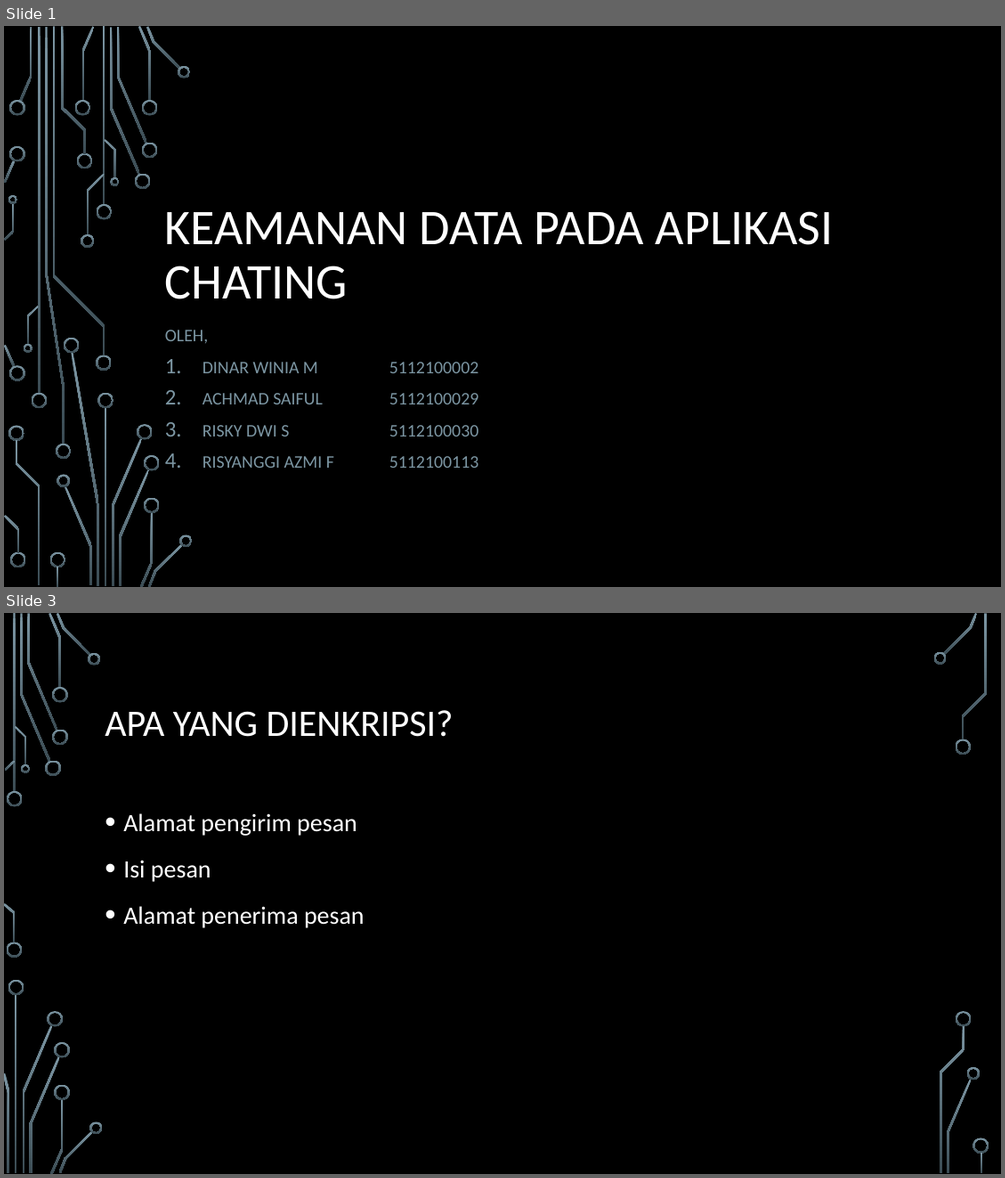
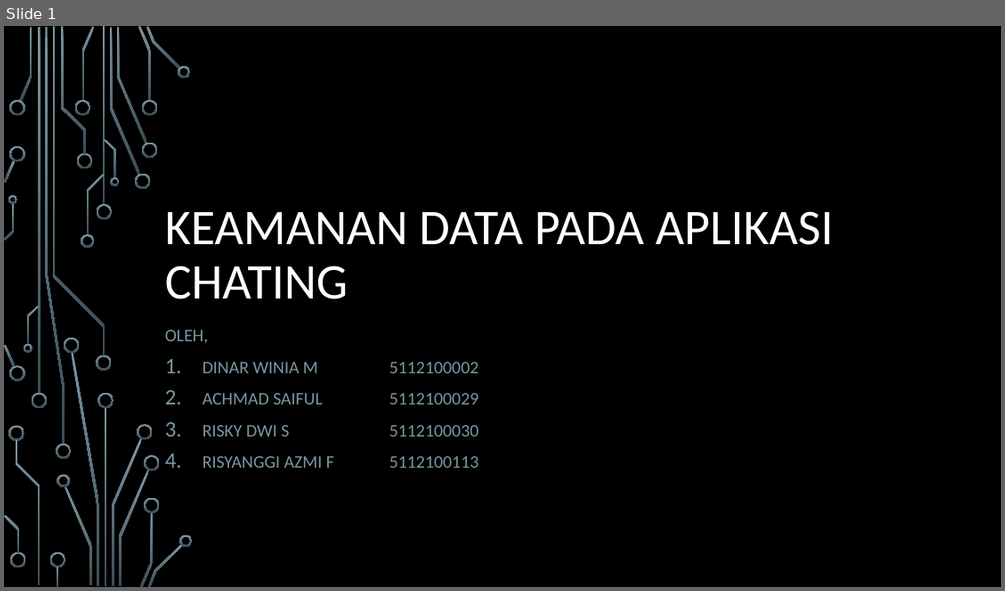
Before and after one commit to dinarwm/private-chat, a slide deck: Keamanan data Pada Aplikasi chatting.pptx. Shown one above the other, each under a label of ours: slides 1 and 3 before the commit, slide 1 after it; the slides between them are not shown. The pictures are 1005x1178 and 1005x591 pixels, drawn with LibreOffice and Linux fonts; fonts in the diff are those of the drawing; background and template pictures are left out. Boxes give left, top, right and bottom in pixels: in the first picture for what was removed or moved away, otherwise in the second. Text is boxed around its words. In the diff, an @@ line names an element or a change of style, - is before the commit and + after.

```diff
--- a/Keamanan data Pada Aplikasi chatting.pptx
+++ b/Keamanan data Pada Aplikasi chatting.pptx
@@ slide 3 removed at (4, 613, 1001, 1174), background picture (left out) @@
@@ title removed at (105, 710, 453, 737) @@
-APA YANG DIENKRIPSI?
@@ text removed at (123, 813, 364, 928) @@
-• Alamat pengirim pesan
-• Isi pesan
-• Alamat penerima pesan
@@ group removed at (4, 613, 989, 1174): 33 freeform shapes, 3 rectangles @@
```
Also in this commit, not shown: 3 slides changed, 4 slides added, 1 other slide removed.
